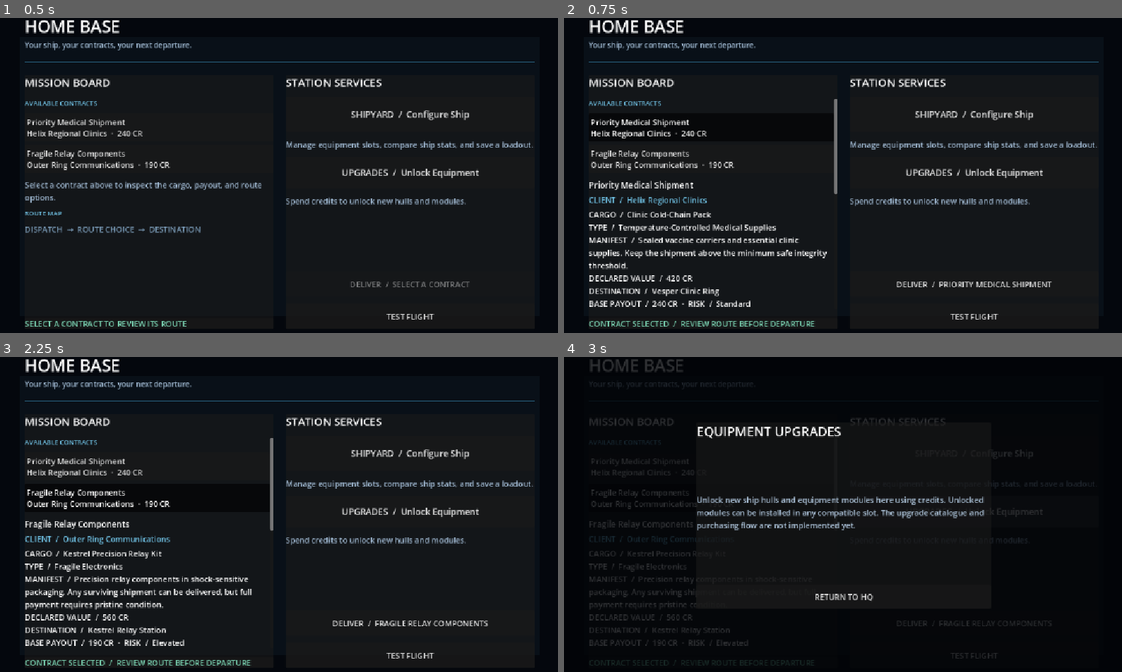
Above: before the commit, frames 1-4 (two rows, left to right).
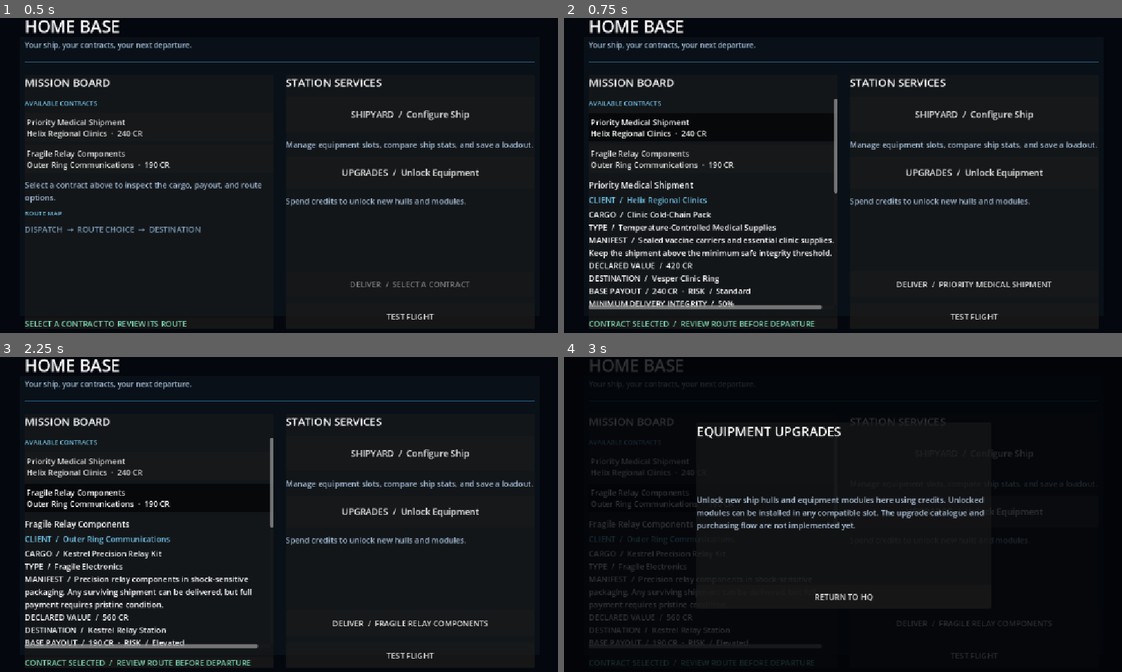
Above: after the commit, the same moments.

Repository: Bbran4/SpaceDelivery
Game: Godot game, scene res://scenes/hq.tscn
The game is run twice, just before and just after one commit, with the same random seed, the same clock (stepped at 60 frames per second) and the same inputs.
Inputs:
- Up to frame 1 (0.5 s): no input
- Up to frame 2 (0.75 s): click "Priority Medical Shipment Hel…" at 0.5 s
- Up to frame 3 (2.25 s): click "Priority Medical Shipment Hel…" at 1.25 s; click "Fragile Relay Components Oute…" at 2 s
- Up to frame 4 (3 s): click "UPGRADES / Unlock Equipment" at 2.75 s

Frame 1 is identical in both runs. In frame 2, 2.5% of the frame differs, in the area x 4-49%, y 55-93%; in frame 3, 0.6%; in frame 4, less than 0.1%.

Commit message:
Preview salvage cache reward before mission launch

Diff:
--- a/scripts/hq.gd
+++ b/scripts/hq.gd
@@ -284,7 +284,7 @@
 		MissionRouteNode.EncounterProfile.QUIET:
 			return "LIGHT PATROLS"
 		MissionRouteNode.EncounterProfile.SALVAGE:
-			return "HEAVY PATROLS"
+			return "HEAVY PATROLS · CACHE +50 CR"
 		_:
 			return "STANDARD PATROLS"
 
